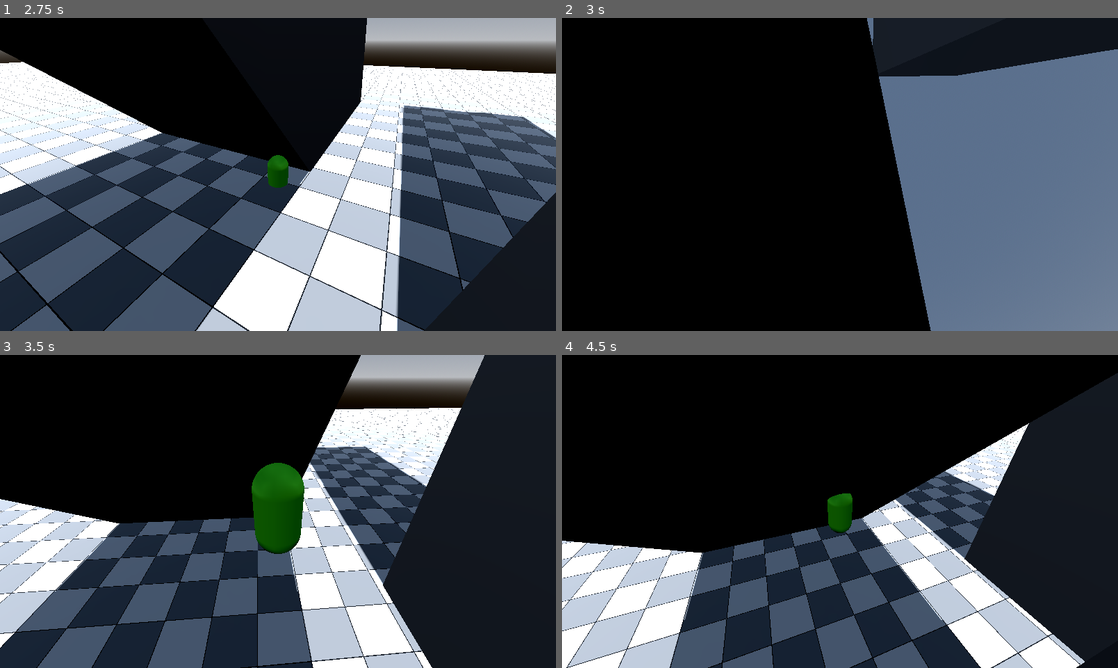
Above: before the commit, frames 1-4 (two rows, left to right).
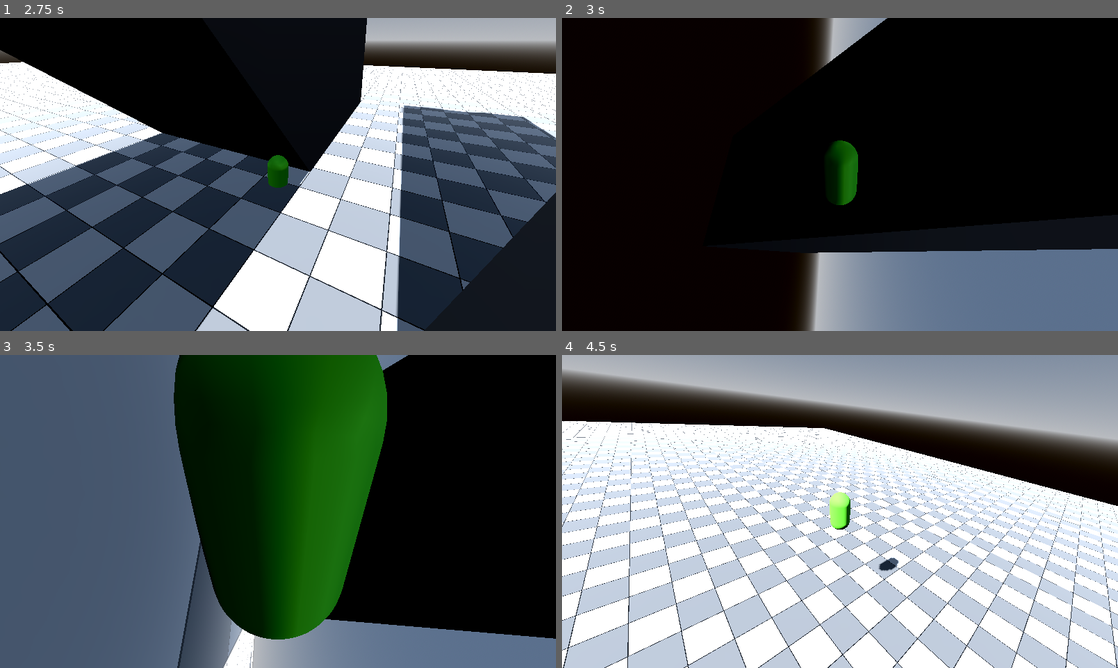
Above: after the commit, the same moments.

Repository: numero15/chiendent
Game: Godot game, scene res://root.tscn
The game is run twice, just before and just after one commit, with the same random seed, the same clock (stepped at 60 frames per second) and the same inputs.
Inputs (mouse positions are in pixels of both pictures, inside the frame that each line leads up to):
- Up to frame 1 (2.75 s): tap Enter at 0.5 s; move the mouse to (272, 180) at 0.52 s; hold Up (ui_up) from 0.53 s (still down); tap Space (ui_select) at 0.6, 0.77, 1.07, 1.35, 1.52, 1.82, 2.1 s; move the mouse to (316, 177) at 1.27 s; move the mouse to (233, 171) at 2.02 s
- Up to frame 2 (3 s): move the mouse to (845, 174) at 2.77 s; release Up (ui_up) at 2.78 s; tap Space (ui_select) at 2.85 s
- Up to frame 3 (3.5 s): tap Space (ui_select) at 3.02, 3.32 s
- Up to frame 4 (4.5 s): move the mouse to (817, 505) at 3.52 s; hold Up (ui_up) from 3.53 s (still down); tap Space (ui_select) at 3.6, 3.77, 4.07, 4.35 s; move the mouse to (867, 511) at 4.27 s

Frame 1 is identical in both runs. In frame 2, 38% of the frame differs, in the area x 42-100%, y 0-100%; in frame 3, 89%, in the area x 0-100%, y 0-100%; in frame 4, 87%.

Commit message:
update controls + jump teawing

Diff:
--- a/Player.gd
+++ b/Player.gd
@@ -42,7 +42,7 @@
 		jumpVec = avgNormal * 50
 		gravity = avgNormal * -2
 	else: # ajouter ces lignes pour que le perso tombe/saute avec la gravité vers le bas
-		avgNormal = avgNormal.lerp(Vector3.UP, .05)
+		avgNormal = avgNormal.lerp(Vector3.UP, .02)
 		jumpVec = avgNormal * 50
 		gravity = avgNormal * -3
 
@@ -57,7 +57,7 @@
 	jumpVectors += jumpVec
 	#avgNormal = Vector3.UP
 	jumpVec = avgNormal * 50
-	gravity = avgNormal * -3
+	gravity = avgNormal * -5
 
 
 func _physics_process(delta: float) -> void:
--- a/project.godot
+++ b/project.godot
@@ -24,6 +24,17 @@
 
 import/fbx/enabled=false
 
+[input]
+
+ui_up={
+"deadzone": 0.5,
+"events": [Object(InputEventKey,"resource_local_to_scene":false,"resource_name":"","device":0,"window_id":0,"alt_pressed":false,"shift_pressed":false,"ctrl_pressed":false,"meta_pressed":false,"pressed":false,"keycode":4194320,"physical_keycode":0,"key_label":0,"unicode":0,"echo":false,"script":null)
+, Object(InputEventJoypadButton,"resource_local_to_scene":false,"resource_name":"","device":0,"button_index":11,"pressure":0.0,"pressed":false,"script":null)
+, Object(InputEventJoypadMotion,"resource_local_to_scene":false,"resource_name":"","device":0,"axis":1,"axis_value":-1.0,"script":null)
+, Object(InputEventKey,"resource_local_to_scene":false,"resource_name":"","device":-1,"window_id":0,"alt_pressed":false,"shift_pressed":false,"ctrl_pressed":false,"meta_pressed":false,"pressed":false,"keycode":0,"physical_keycode":87,"key_label":0,"unicode":122,"echo":false,"script":null)
+]
+}
+
 [rendering]
 
 anti_aliasing/quality/msaa_3d=1
